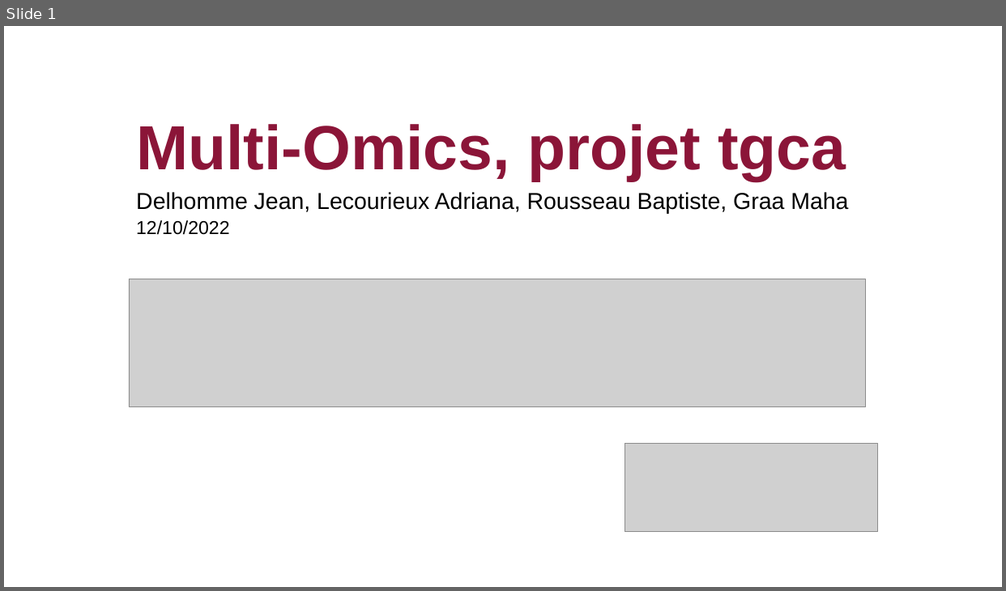
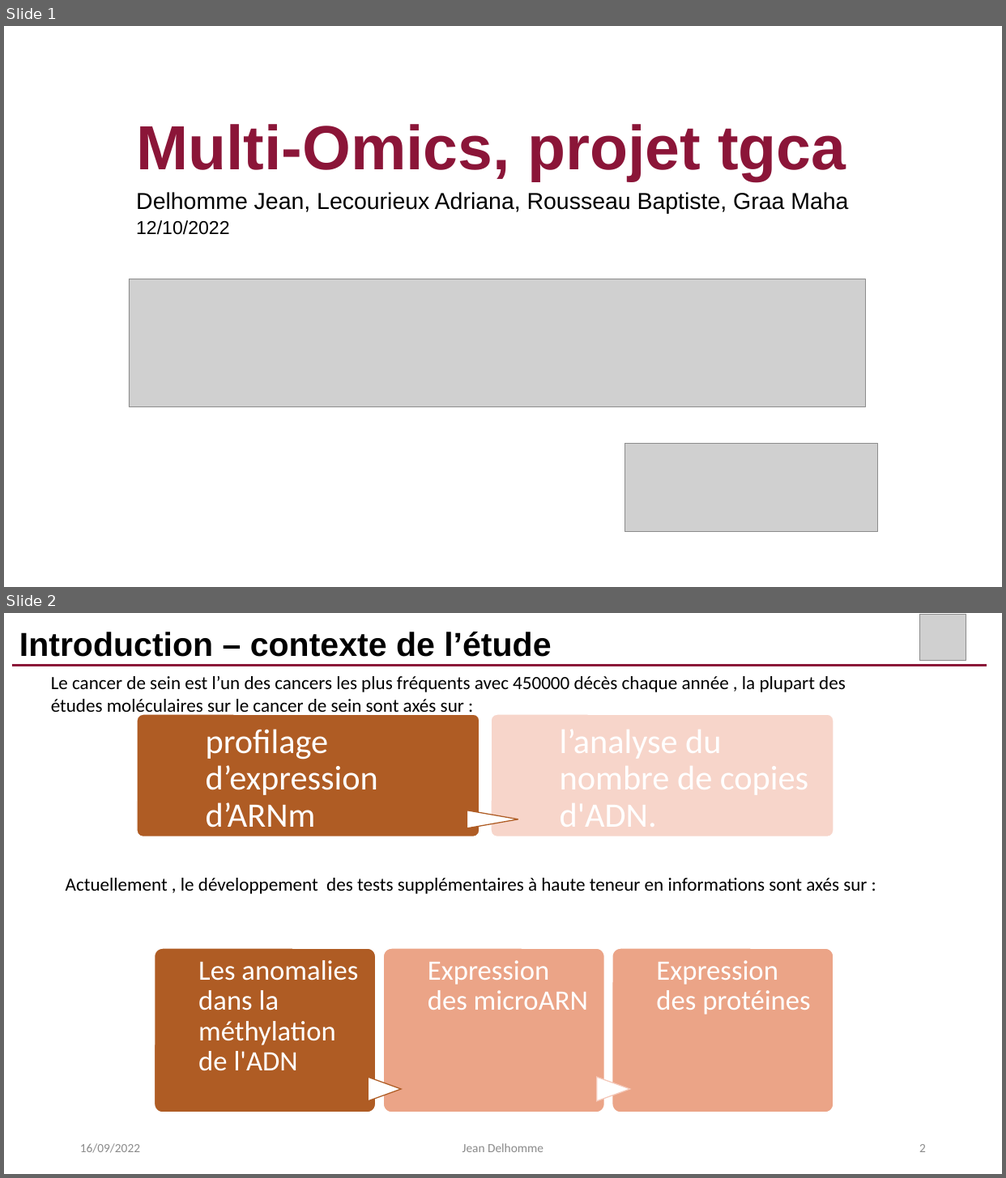
Before and after one commit to AdrianaLecourieux/multi_omics, a slide deck: presentation.pptx. Shown one above the other, each under a label of ours: slide 1 before the commit, slides 1 and 2 after it. The pictures are 1006x591 and 1006x1178 pixels, drawn with LibreOffice and Linux fonts; fonts in the diff are those of the drawing; grey boxes stand for pictures. Boxes give left, top, right and bottom in pixels: in the first picture for what was removed or moved away, otherwise in the second. Text is boxed around its words. In the diff, an @@ line names an element or a change of style, - is before the commit and + after.

Commit message:
Mise à jour du ppt avec les slides de maha + retrait des consignes.

```diff
--- a/presentation.pptx
+++ b/presentation.pptx
@@ slide 2 added at bbox=[4, 613, 1002, 1174], background #FFFFFF @@
@@ title added at bbox=[19, 632, 551, 657], 32 pt, text #000000, bold @@
+Introduction – contexte de l’étude
@@ picture added at bbox=[919, 614, 966, 660] @@
@@ line added from (11, 666) to (987, 666), #8B1538 2.25 pt @@
@@ text added at bbox=[51, 676, 846, 717], 18 pt, text #000000 @@
+Le cancer de sein est l’un des cancers les plus fréquents avec 450000 décès chaque année , la plupart des études moléculaires sur le cancer de sein sont axés sur :
@@ group added at bbox=[138, 714, 834, 837]: 2 rounded rectangles, 1 text, 1 flow chart extract @@
+profilage d’expression d’ARNm
@@ text added at bbox=[66, 878, 867, 894], 18 pt, text #000000 @@
+Actuellement , le développement des tests supplémentaires à haute teneur en informations sont axés sur :
@@ group added at bbox=[155, 948, 833, 1112]: 3 rounded rectangles, 3 texts, 2 flow chart extracts @@
+Les anomalies dans la méthylation de l'ADN
+Expression des microARN
+Expression des protéines
@@ text added at bbox=[80, 1144, 140, 1153], 12 pt, text #8C8C8C @@
+16/09/2022
@@ text added at bbox=[462, 1144, 543, 1152], 12 pt, text #8C8C8C @@
+Jean Delhomme
@@ page number added at bbox=[919, 1144, 926, 1152], 12 pt, text #8C8C8C @@
+2
```
Also in this commit, not shown: 2 slides changed, 1 other slide added, 7 slides removed.
